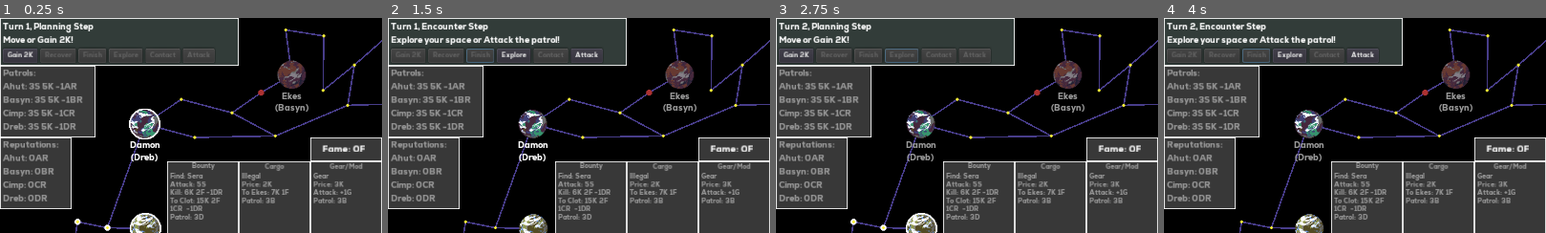
Above: before the commit, frames 1-4 (left to right).
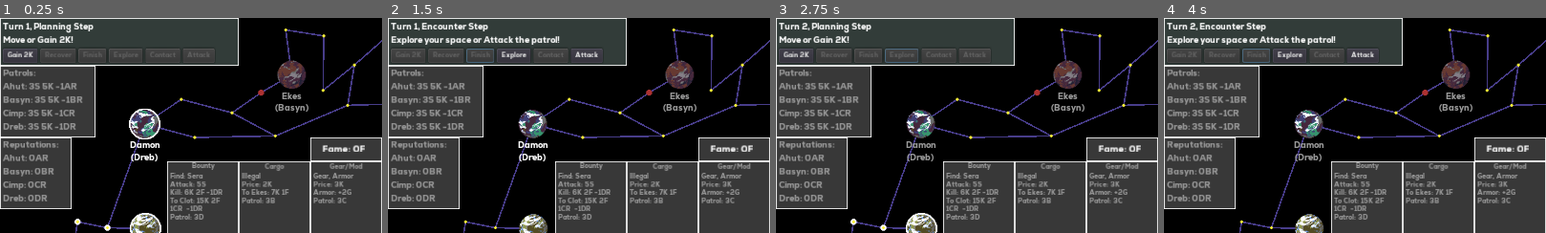
Above: after the commit, the same moments.

Repository: kosinaz/20-parsecs
Game: Godot game, scene res://scenes/ingame.tscn
The game is run twice, just before and just after one commit, with the same random seed, the same clock (stepped at 60 frames per second) and the same inputs.
Inputs (mouse positions are % of the whole screen's width and height, from its top left):
- Up to frame 1 (0.25 s): no input
- Up to frame 2 (1.5 s): click (2, 95) at 0.52 s; click "Finish" at 1.25 s
- Up to frame 3 (2.75 s): click "Explore" at 2 s
- Up to frame 4 (4 s): click "Gain 2K" at 2.75 s; click "Finish" at 3.5 s
The pictures show only the part of the screen within x 0-50%, y 0-50%; the shares and areas given below are measured in that part.

The runs differ from the first frame. In frame 1, 0.2% of the frame differs, in the area x 83-93%, y 72-87%; in frame 2, 0.2%; in frame 3, 0.2%; in frame 4, 0.2%.

Commit message:
add vibroax

Diff:
--- a/20 Parsecs/scenes/gearmods.gd
+++ b/20 Parsecs/scenes/gearmods.gd
@@ -85,4 +85,12 @@
 		"patrol": "D",
 		"move": 4,
 	},
+	{
+		"type": "Gear",
+		"buy": 6,
+		"name": "vibroax",
+		"description": "Attack: +1G\nGround Combat\nWith Strength:\n1 Focus to Crit",
+		"patrol": "A",
+		"move": 3,
+	},
 ]
--- a/20 Parsecs/scenes/ingame.gd
+++ b/20 Parsecs/scenes/ingame.gd
@@ -290,7 +290,7 @@
 			discount += card.get_price()
 	for card in market_cards:
 		if not card.is_free:
-			card.set_buy_text("Buy " + str(max(0, $"%MarketCargo".get_data().buy - discount)) + "K")
+			card.set_buy_text("Buy " + str(max(0, card.get_data().buy - discount)) + "K")
 	$"%MarketShip".set_buy_text("Buy " + str(max(0, $"%MarketShip".get_price() - discount - $"%Ship".get_price())) + "K")
 	update_used_ship_prices()
 
@@ -459,6 +459,7 @@
 func ground_combat(attack1, attack2):
 	var result1 = 0
 	var vibroknifed = false
+	var vibroaxed = false
 	for _i in range(attack1):
 		var result = roll()
 		if result == "hit":
@@ -471,8 +472,11 @@
 #				result1 += 1
 #			if result == "crit":
 #				result1 += 2
-		if result == "focus" and has_gear("vibroknife"):
-			if not vibroknifed:
+		if result == "focus":
+			if has_gear("vibroax") and not vibroknifed:
+				vibroaxed = true
+				result1 += 2
+			elif has_gear("vibroknife") and not vibroknifed:
 				vibroknifed = true
 				result1 += 1
 	var result2 = 0
